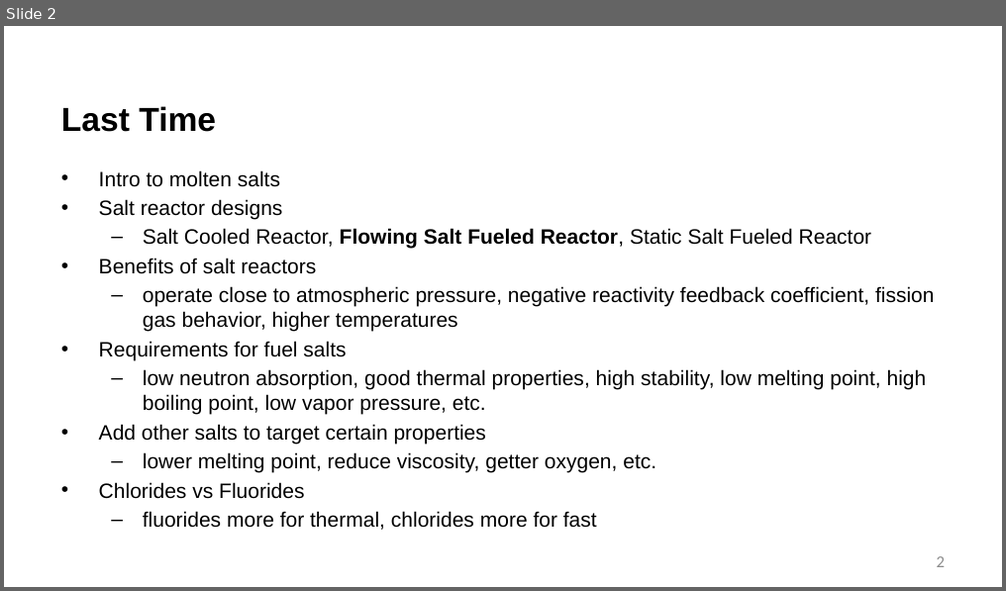
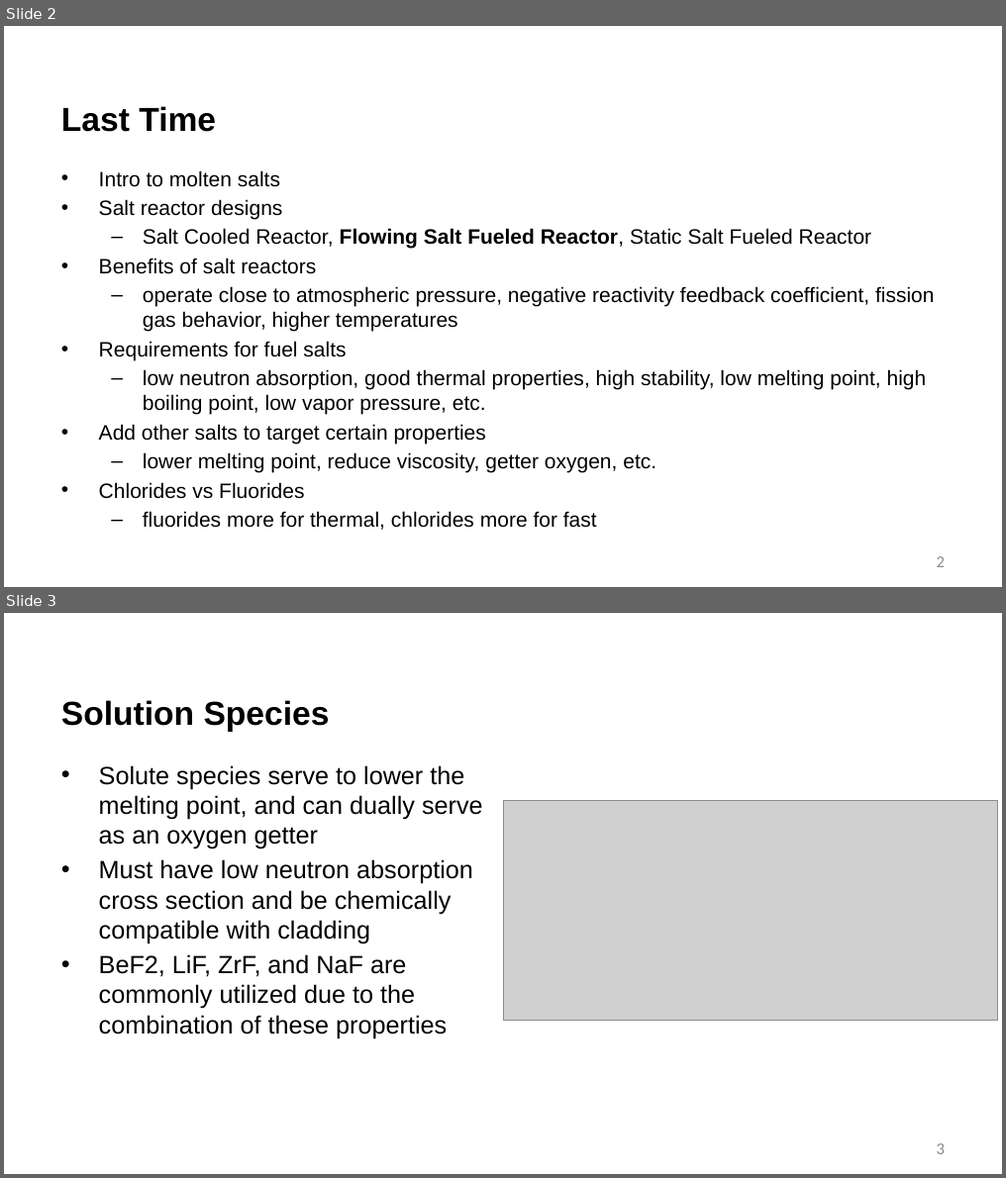
Before and after one commit to benbeeler/TEACHING, a slide deck: Advanced Reactor Materials/Fall2026/Lec14_MoltenSalts.pptx. Shown one above the other, each under a label of ours: slide 2 before the commit, slides 2 and 3 after it. The pictures are 1006x591 and 1006x1178 pixels, drawn with LibreOffice and Linux fonts; fonts in the diff are those of the drawing; grey boxes stand for pictures; background and template pictures are left out. Boxes give left, top, right and bottom in pixels: in the first picture for what was removed or moved away, otherwise in the second. Text is boxed around its words. In the diff, an @@ line names an element or a change of style, - is before the commit and + after.

```diff
--- a/Advanced Reactor Materials/Fall2026/Lec14_MoltenSalts.pptx
+++ b/Advanced Reactor Materials/Fall2026/Lec14_MoltenSalts.pptx
@@ slide 3 added at (x1=4, y1=613, x2=1002, y2=1174), background #FFFFFF @@
@@ title added at (x1=61, y1=700, x2=330, y2=732), 32 pt, text #000000, bold @@
+Solution Species
@@ text added at (x1=99, y1=765, x2=483, y2=1039), 24 pt, text #000000 @@
+• Solute species serve to lower the melting point, and can dually serve as an oxygen getter
+• Must have low neutron absorption cross section and be chemically compatible with cladding
+• BeF2, LiF, ZrF, and NaF are commonly utilized due to the combination of these properties
@@ picture added at (x1=503, y1=800, x2=998, y2=1020) @@
@@ page number added at (x1=937, y1=1144, x2=944, y2=1155), 16 pt, text #8C8C8C @@
+3
```
Also in this commit, not shown: 13 other slides added, 13 other files.
